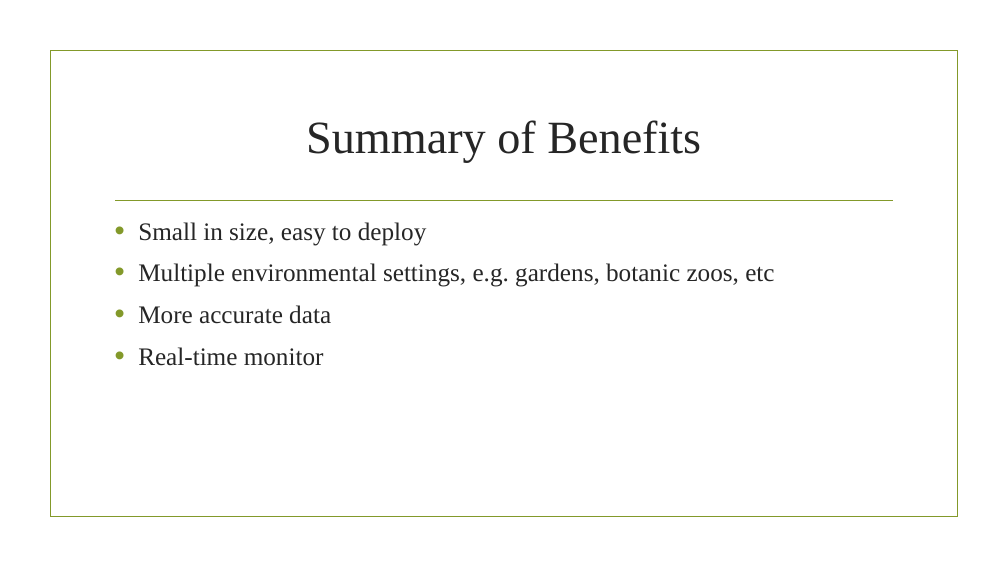
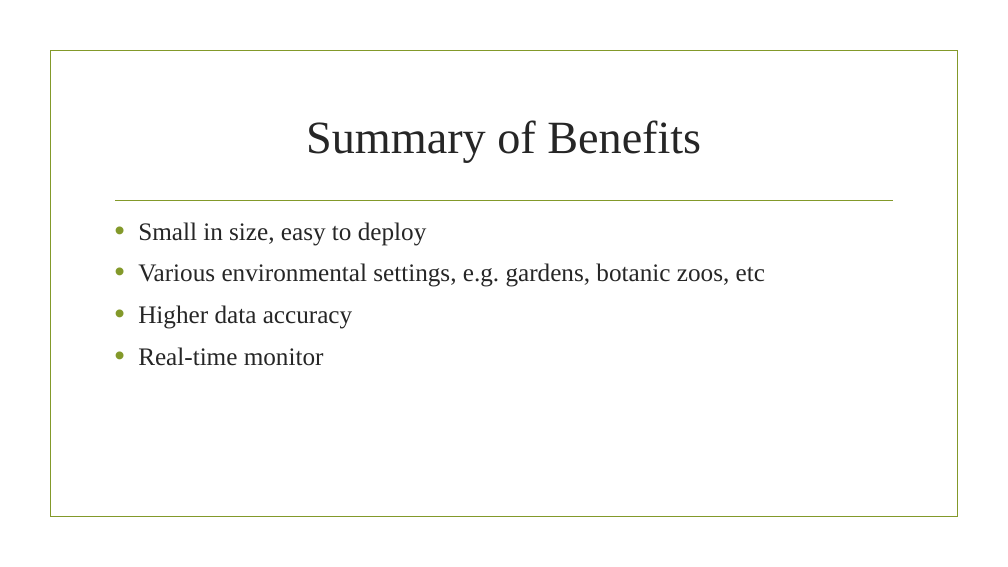
Before and after one commit to johnkmj/tufts_comp50_shared, a slide deck: slide 7 of HW1.pptx. Drawn at 1008x567 pixels with LibreOffice and Linux fonts; fonts in the diff are those of the drawing; background and template pictures are left out. Boxes give left, top, right and bottom in pixels: in the first picture for what was removed or moved away, otherwise in the second. Text is boxed around its words. In the diff, an @@ line names an element or a change of style, - is before the commit and + after.

```diff
--- a/HW1.pptx
+++ b/HW1.pptx
@@ text at box(138, 263, 765, 329): text changed @@
-• Multiple environmental settings, e.g. gardens, botanic zoos, etc
-• More accurate data
+• Various environmental settings, e.g. gardens, botanic zoos, etc
+• Higher data accuracy
```
Also in this commit, not shown: 3 other slides changed.
